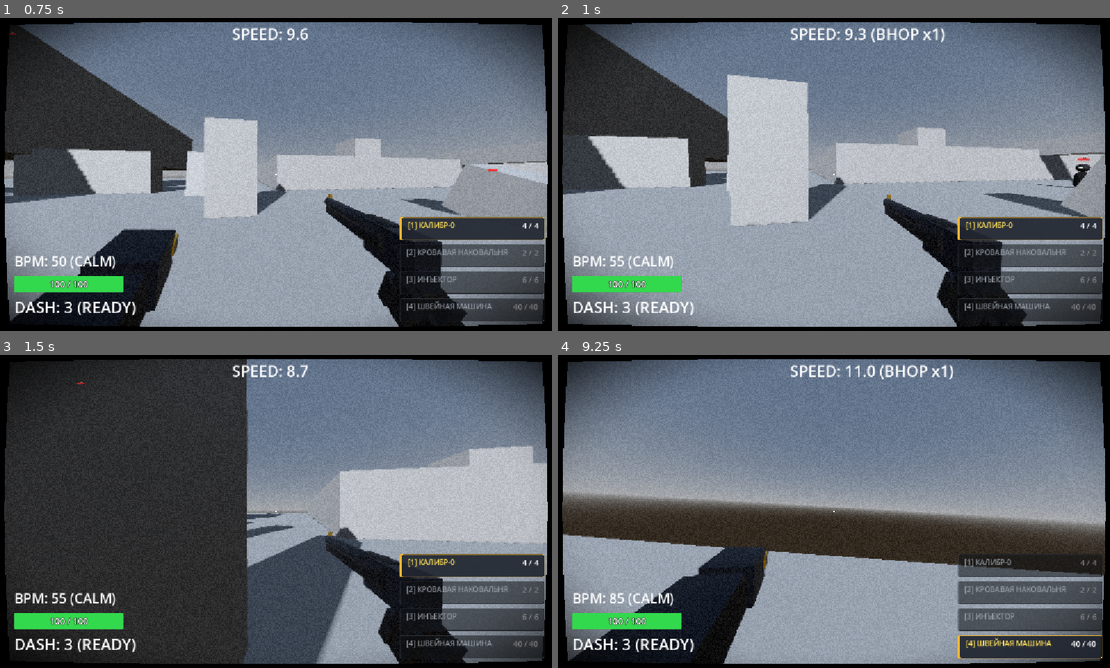
Above: before the commit, frames 1-4 (two rows, left to right).
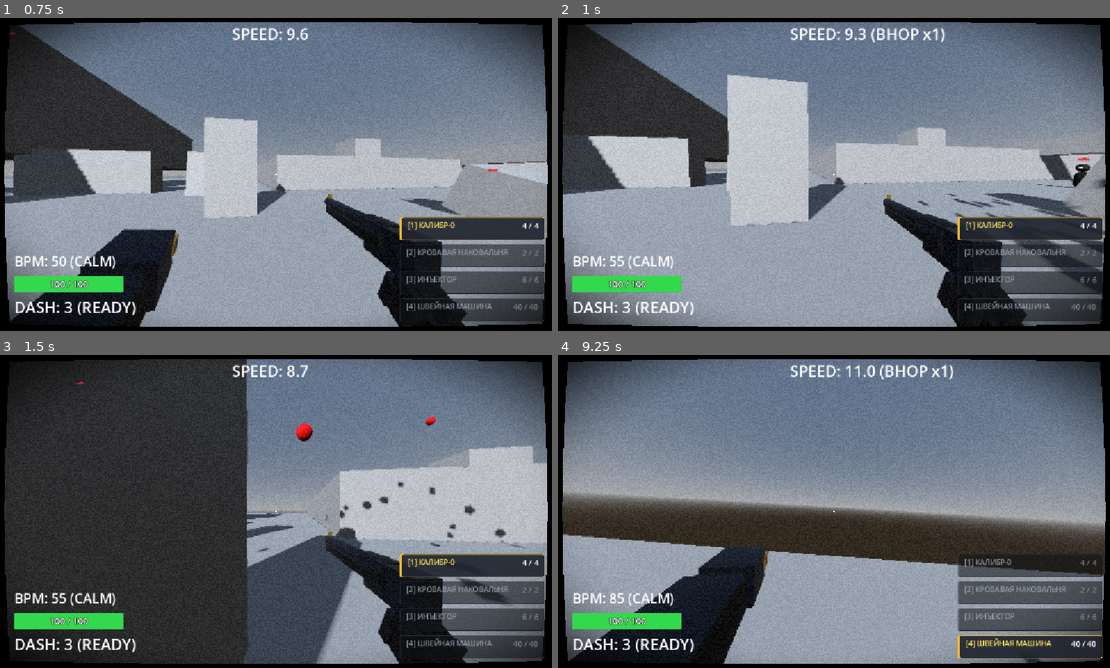
Above: after the commit, the same moments.

Repository: ggou3/voidkill
Game: Godot game, scene res://world.tscn
Two runs of this game, one before a commit and one after it. Both use one fixed random seed, a clock stepped at 60 frames per second and the inputs below.
Inputs (mouse positions are in pixels of both pictures, inside the frame that each line leads up to):
- Up to frame 1 (0.75 s): tap Enter at 0.5 s; move the mouse to (309, 174) at 0.52 s; hold W (move_forward) from 0.53 s (still down); hold F (melee) from 0.53 s (still down)
- Up to frame 2 (1 s): keep holding W (move_forward); keep holding F (melee); tap Space (jump) at 0.77 s; tap C (slam) at 0.8 s
- Up to frame 3 (1.5 s): keep holding W (move_forward); move the mouse to (248, 511) at 1.27 s; release F (melee) at 1.28 s; tap C (slam) at 1.35 s
- Up to frame 4 (9.25 s): tap Space (jump) at 1.52, 3.02, 3.77, 4.52, 6.02, 6.77, 7.52, 9.02 s; tap F (melee) every 1.5 s from 1.55 to 9.05 s; move the mouse to (850, 505) at 2.02 s; hold Right mouse button (alt_fire) 2.03-2.78 s; tap C (slam) at 2.3, 3.8 s; move the mouse to (828, 517) at 2.77 s; tap Shift (dash) at 2.85 s; move the mouse to (878, 514) at 3.52 s; hold F (melee) 3.53-4.28 s; move the mouse to (789, 508) at 4.27 s; click (789, 508) at 4.35 s; move the mouse to (839, 511) at 5.02 s; hold C (slam) 5.03-5.78 s; move the mouse to (811, 505) at 5.77 s; release W (move_forward) at 5.78 s; hold D (move_right) 5.78-6.53 s; tap Ctrl (slide) at 5.85 s; move the mouse to (867, 511) at 6.52 s; hold C (slam) 6.53-7.28 s; hold W (move_forward) 6.53-8.78 s; tap 1 at 6.6 s; move the mouse to (806, 511) at 7.27 s; tap 2 at 7.35 s; move the mouse to (850, 505) at 8.02 s; hold C (slam) 8.03-8.78 s; tap 3 at 8.1 s; move the mouse to (828, 517) at 8.77 s; hold A (move_left) from 8.78 s (still down); tap 4 at 8.85 s

Frame 1 is identical in both runs. In frame 2, 1.3% of the frame differs, in the area x 65-100%, y 51-99%; in frame 3, 0.8%; in frame 4, less than 0.1%.

Commit message:
Add BPM weapon variety bonus (+3 BPM for kills with different weapons)

Diff:
--- a/enemy.gd
+++ b/enemy.gd
@@ -67,6 +67,7 @@
 var is_inflated: bool = false
 var was_killed_by_melee: bool = false
 var was_killed_by_shockwave: bool = false
+var last_damage_weapon: String = ""
 var explosion_chain_depth: int = 0
 var slam_chain_depth: int = 0
 var slow_factor: float = 1.0
@@ -1041,6 +1042,7 @@
 func apply_poison_dot(duration: float = 3.0, damage_per_tick: int = 3, interval: float = 0.5, chain_depth: int = 0):
 	if current_state == State.DEAD:
 		return
+	last_damage_weapon = "injector"
 	if poison_stacks.size() < MAX_POISON_STACKS:
 		poison_stacks.append({
 			"duration": duration,
@@ -1063,6 +1065,7 @@
 func _apply_poison_tick(damage: int):
 	if current_state == State.DEAD:
 		return
+	last_damage_weapon = "injector"
 	health -= damage
 	_update_health_bar()
 	var hit_pos = global_position + Vector3(randf_range(-0.15, 0.15), 0.85 + randf_range(-0.1, 0.1), randf_range(-0.15, 0.15))
@@ -1078,6 +1081,7 @@
 func add_needle():
 	if current_state == State.DEAD:
 		return
+	last_damage_weapon = "sewing"
 	needle_timers.append(6.0)
 	needle_count = needle_timers.size()
 	_update_needle_visuals()
@@ -1115,6 +1119,7 @@
 func inflate():
 	if is_inflated or current_state == State.DEAD:
 		return
+	last_damage_weapon = "injector"
 	is_inflated = true
 
 	if inflation_tween:
@@ -1155,7 +1160,7 @@
 
 	print("[%s] INFLATED with blood!" % name)
 
-func take_damage(amount: int, knockback_vector: Vector3, hit_pos: Vector3, is_melee: bool = false, is_execute: bool = false, is_shockwave: bool = false, is_headshot: bool = false, source_chain_depth: int = -1):
+func take_damage(amount: int, knockback_vector: Vector3, hit_pos: Vector3, is_melee: bool = false, is_execute: bool = false, is_shockwave: bool = false, is_headshot: bool = false, source_chain_depth: int = -1, weapon_source: String = ""):
 	if current_state == State.DEAD:
 		return
 
@@ -1174,6 +1179,11 @@
 		was_killed_by_shockwave = false
 
 	was_killed_by_melee = is_melee or is_shockwave or is_execute
+	if is_melee or is_shockwave or is_execute:
+		last_damage_weapon = "melee"
+	elif weapon_source != "":
+		last_damage_weapon = weapon_source
+
 	health -= amount
 	_update_health_bar()
 	_spawn_damage_number(amount, hit_pos, is_headshot)
@@ -1428,13 +1438,29 @@
 	set_physics_process(false)
 	AudioManager.play_sound("enemy_death")
 
-	# Начисление BPM игроку (+12 за убийство ударной волной, +8 за обычное убийство)
+	# Начисление BPM игроку (+12 за убийство ударной волной, +8 за обычное убийство, +3 за смену оружия)
 	var player = get_tree().get_first_node_in_group("player")
 	if is_instance_valid(player) and "skills" in player and is_instance_valid(player.skills):
-		if was_killed_by_shockwave:
-			player.skills.add_bpm(12.0)
+		var weapon_used = last_damage_weapon
+		if was_killed_by_shockwave or was_killed_by_melee:
+			weapon_used = "melee"
+		elif weapon_used == "":
+			# Фолбэк на текущее активное оружие игрока
+			var weapons_mgr = player.get_node_or_null("Weapons")
+			if is_instance_valid(weapons_mgr) and "current_weapon_index" in weapons_mgr:
+				match weapons_mgr.current_weapon_index:
+					0: weapon_used = "caliber0"
+					1: weapon_used = "anvil"
+					2: weapon_used = "injector"
+					3: weapon_used = "sewing"
+					_: weapon_used = "unknown"
+			else:
+				weapon_used = "unknown"
+
+		if player.skills.has_method("record_kill_bpm"):
+			player.skills.record_kill_bpm(weapon_used, was_killed_by_shockwave)
 		else:
-			player.skills.add_bpm(8.0)
+			player.skills.add_bpm(12.0 if was_killed_by_shockwave else 8.0)
 
 	if hp_sprite:
 		hp_sprite.visible = false
@@ -1562,7 +1588,7 @@
 			var knock_vec = knock_dir * (14.0 * mult) + Vector3.UP * (4.5 * mult)
 
 			print("[%s] DETONATION AOE HIT (chain %d -> %d) -> %s for %d dmg!" % [name, depth, depth + 1, enemy.name, dmg])
-			enemy.take_damage(dmg, knock_vec, enemy_center, false, false, false, false, depth)
+			enemy.take_damage(dmg, knock_vec, enemy_center, false, false, false, false, depth, "injector")
 
 	# 2. Лечение игрока, если он в радиусе взрыва
 	var player = get_tree().get_first_node_in_group("player")
@@ -1758,7 +1784,7 @@
 				var target = first_hit["enemy"]
 				if is_instance_valid(target) and ("health" in target and target.health > 0):
 					var knock = needle_dir * 1.5 + Vector3.UP * 0.5
-					target.take_damage(damage_per_needle, knock, first_hit["hit_pos"], false, false, false, false, -1)
+					target.take_damage(damage_per_needle, knock, first_hit["hit_pos"], false, false, false, false, -1, "sewing")
 				needle_end = first_hit["hit_pos"]
 		else:
 			# Раздутый враг: иглы пробивают навылет всех врагов на своей траектории с наследованием chain_depth
@@ -1766,7 +1792,7 @@
 				var target = hit_info["enemy"]
 				if is_instance_valid(target) and ("health" in target and target.health > 0):
 					var knock = needle_dir * 2.5 + Vector3.UP * 0.8
-					target.take_damage(damage_per_needle, knock, hit_info["hit_pos"], false, false, false, false, depth)
+					target.take_damage(damage_per_needle, knock, hit_info["hit_pos"], false, false, false, false, depth, "sewing")
 
 		if scene_root:
 			_spawn_needle_shrapnel_tracer(scene_root, burst_pos, needle_end, was_inflated)
--- a/player.gd
+++ b/player.gd
@@ -1170,7 +1170,7 @@
 				flat_dir = Vector3(aim_dir.x, 0.0, aim_dir.z).normalized()
 			var knock_vec = flat_dir * eff_knock_speed + Vector3.UP * 7.5
 
-			e.take_damage(final_dmg, knock_vec, hit_pos, true, is_exec, true)
+			e.take_damage(final_dmg, knock_vec, hit_pos, true, is_exec, true, false, -1, "melee")
 			hit_count += 1
 			if will_kill:
 				killed_any = true
@@ -1244,7 +1244,7 @@
 			var knockback_vector = knock_dir * knock_speed
 			knockback_vector.y = 3.0 if is_execute else 1.5
 
-			hit_collider.take_damage(dmg, knockback_vector, hit_pos, true, is_execute, false)
+			hit_collider.take_damage(dmg, knockback_vector, hit_pos, true, is_execute, false, false, -1, "melee")
 			head.trigger_melee_impact(is_execute)
 
 			if will_kill and skills:
--- a/skill_manager.gd
+++ b/skill_manager.gd
@@ -29,6 +29,7 @@
 const MAX_BPM: float = 200.0
 var bpm: float = MIN_BPM
 var time_since_bpm_gain: float = 0.0
+var last_kill_weapon: String = ""
 
 @onready var player = $".."
 @onready var head = $"../Head"
@@ -102,6 +103,28 @@
 	bpm = clamp(bpm + amount, MIN_BPM, MAX_BPM)
 	time_since_bpm_gain = 0.0
 
+func record_kill_bpm(weapon_type: String, is_shockwave: bool = false) -> float:
+	var base_bpm: float = 12.0 if is_shockwave else 8.0
+	var bonus_bpm: float = 0.0
+
+	# Бонус за разнообразие (+3 BPM), если оружие отличается от предыдущего убийства
+	if last_kill_weapon != "" and weapon_type != "" and weapon_type != last_kill_weapon:
+		bonus_bpm = 3.0
+		print("[BPM VARIETY BONUS] +3.0 BPM! Killer: '%s' != previous: '%s' (Total: +%.1f BPM)" % [
+			weapon_type, last_kill_weapon, base_bpm + bonus_bpm
+		])
+	elif last_kill_weapon != "" and weapon_type == last_kill_weapon:
+		print("[BPM KILL] Same weapon '%s' (Total: +%.1f BPM, no variety bonus)" % [weapon_type, base_bpm])
+	else:
+		print("[BPM KILL] First kill with '%s' (Total: +%.1f BPM)" % [weapon_type, base_bpm])
+
+	if weapon_type != "":
+		last_kill_weapon = weapon_type
+
+	var total_bpm = base_bpm + bonus_bpm
+	add_bpm(total_bpm)
+	return total_bpm
+
 func drop_bpm_on_damage():
 	# Резкое падение при получении урона игроком: -25% от текущего значения (не фиксированное число)
 	var drop = bpm * 0.25
@@ -185,7 +208,7 @@
 				is_slamming = false
 				vel.y = BOUNCE_VEL
 				add_dash_charge()
-				hit.take_damage(100, Vector3.DOWN, hit.global_position)
+				hit.take_damage(100, Vector3.DOWN, hit.global_position, true, false, false, false, -1, "melee")
 				head.add_recoil(0.1, 0.0)
 				slam_timer = SLAM_CD
 				AudioManager.play_sound("slam_impact")
@@ -202,7 +225,7 @@
 		for e in enemies:
 			if is_instance_valid(e):
 				if player.global_position.distance_to(e.global_position) <= SLAM_AOE:
-					e.take_damage(SLAM_DMG, (e.global_position - player.global_position).normalized(), e.global_position)
+					e.take_damage(SLAM_DMG, (e.global_position - player.global_position).normalized(), e.global_position, true, false, true, false, -1, "melee")
 
 	if is_slamming:
 		vel.y = -SLAM_SPEED
--- a/weapon_manager.gd
+++ b/weapon_manager.gd
@@ -586,7 +586,7 @@
 				print("[ANVIL PISTON] 3D DIRECTIONAL PUSH -> %s (rel_height: %.2f, on_floor: %s, speed: %.1f, push_vec: %s)" % [target.name, rel_height, str(target_on_floor), push_speed, push_vec])
 
 			# 0 прямого урона (прямой урон снят), активирует wall_slam и collateral_slam с затуханием цепи chain_depth
-			target.take_damage(0, push_vec, hit_pos, false, false, true, false, chain_depth)
+			target.take_damage(0, push_vec, hit_pos, false, false, true, false, chain_depth, "anvil")
 
 		spawn_piston_tracer(start_pos, primary_hit_pos, false)
 		return
@@ -682,7 +682,7 @@
 				print("[ANVIL PISTON] FLOOR SPLASH LAUNCH -> %s (h_dist: %.2f, impulse: %.1f)" % [target.name, splash_enemies[idx]["dist"], upward_impulse])
 
 				var hit_pos = target.global_position + Vector3(0, -0.6, 0)
-				target.take_damage(0, push_vec, hit_pos, false, false, true, false, chain_depth)
+				target.take_damage(0, push_vec, hit_pos, false, false, true, false, chain_depth, "anvil")
 
 		# Выполняем self-launch игрока (в пределах дальности PISTON_RANGE при упоре в любую статичную геометрию).
 		# Срабатывает ОДНОВРЕМЕННО с подбросом врагов, если выстрел был в пол рядом с ними.
@@ -1079,7 +1079,7 @@
 		else:
 			print("[RAIL SHOT] PIERCING HIT on %s! Damage: %d | Base: %d" % [target.name, final_dmg, int(base_dmg)])
 
-		target.take_damage(final_dmg, knockback_vector, item["hit_pos"], false, false, false, is_headshot)
+		target.take_damage(final_dmg, knockback_vector, item["hit_pos"], false, false, false, is_headshot, -1, "caliber0")
 
 	spawn_piercing_beam_tracer(start_pos, beam_end)
 	apply_vacuum_wake(start_pos, beam_end, 2.5, 25.6, null)
@@ -1239,7 +1239,7 @@
 					if target.has_method("add_needle"):
 						target.add_needle()
 
-					target.take_damage(final_dmg, knockback_vector, hit_pos, false, false, false, is_headshot)
+					target.take_damage(final_dmg, knockback_vector, hit_pos, false, false, false, is_headshot, -1, "sewing")
 
 		spawn_needle_tracer(start_pos, hit_pos)
 
@@ -1348,7 +1348,13 @@
 					elif weapon_idx == 3 and target.has_method("add_needle"):
 						target.add_needle()
 
-					target.take_damage(final_dmg, knockback_vector, hit_pos, false, false, false, is_headshot)
+					var weapon_key = "caliber0"
+					match weapon_idx:
+						0: weapon_key = "caliber0"
+						1: weapon_key = "anvil"
+						2: weapon_key = "injector"
+						3: weapon_key = "sewing"
+					target.take_damage(final_dmg, knockback_vector, hit_pos, false, false, false, is_headshot, -1, weapon_key)
 
 		if w.get("has_vacuum", false):
 			spawn_bullet_tracer(start_pos, hit_pos)
Not shown, changed: DESIGN.md
